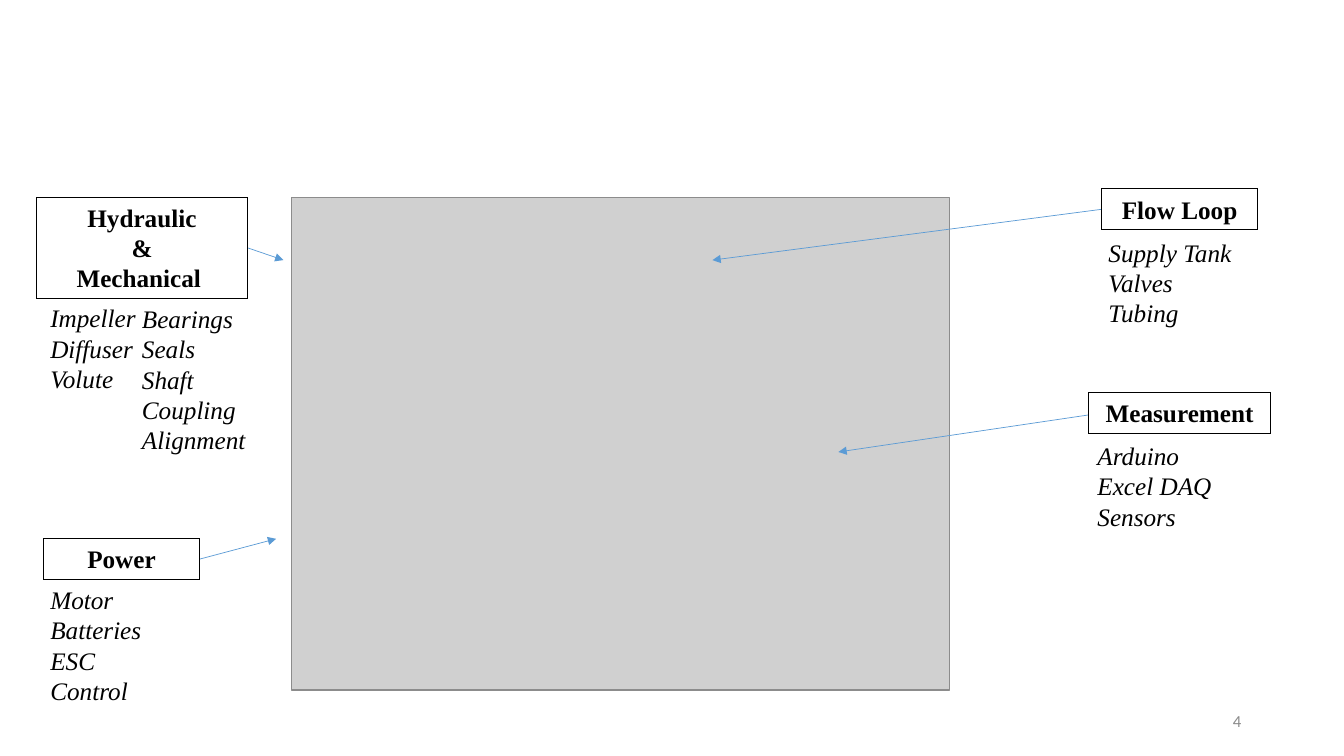
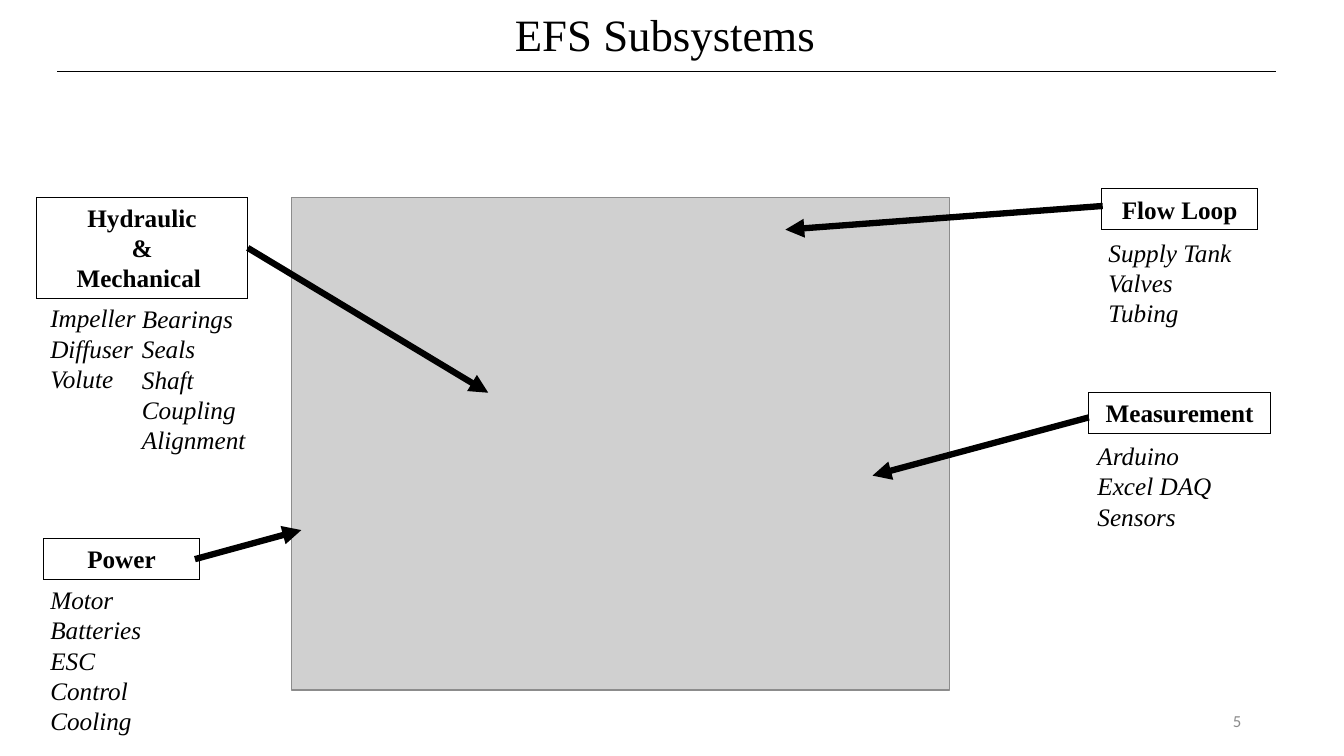
Before and after one commit to psas/electric-feed-system-prototype, a slide deck: slide 5 of Docs/Presentations/Slides/#5 design and subsystems.pptx (slide 4 before the commit). Drawn at 1344x756 pixels with LibreOffice and Linux fonts; fonts in the diff are those of the drawing; grey boxes stand for pictures. Boxes give left, top, right and bottom in pixels: in the first picture for what was removed or moved away, otherwise in the second. Text is boxed around its words. In the diff, an @@ line names an element or a change of style, - is before the commit and + after.

```diff
--- a/Docs/Presentations/Slides/#5 design and subsystems.pptx
+++ b/Docs/Presentations/Slides/#5 design and subsystems.pptx
@@ text added at bbox=[515, 20, 815, 61], 32 pt, text #000000 @@
+EFS Subsystems
@@ line added from (57, 71) to (1276, 71), #000000 0.5 pt @@
@@ arrow moved from (1102, 210) - (713, 260) to (1103, 206) - (785, 230) @@
@@ arrow (1103, 206) - (785, 230): stroke #5B9BD5 0.5 pt to #000000 4.5 pt @@
@@ arrow moved from (248, 248) - (283, 260) to (248, 248) - (488, 393) @@
@@ arrow (248, 248) - (488, 393): stroke #5B9BD5 0.5 pt to #000000 4.5 pt @@
@@ arrow moved from (1089, 415) - (839, 452) to (1089, 417) - (873, 476) @@
@@ arrow (1089, 417) - (873, 476): stroke #5B9BD5 0.5 pt to #000000 4.5 pt @@
@@ arrow moved from (200, 560) - (276, 539) to (195, 560) - (301, 530) @@
@@ arrow (195, 560) - (301, 530): stroke #5B9BD5 0.5 pt to #000000 4.5 pt @@
@@ text at bbox=[50, 712, 131, 736]: paragraph added @@
+Cooling
@@ page number at bbox=[1233, 716, 1241, 727]: text changed @@
-4
+5
```
Also in this commit, not shown: 3 other slides changed, 1 slide added.
